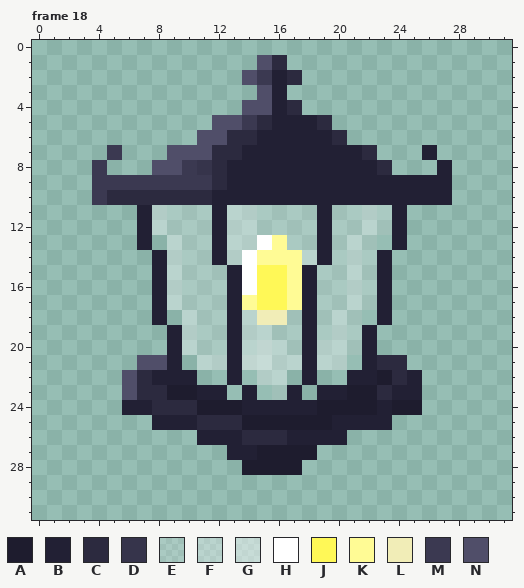
Pixel-art file: Assets/04. Sprites/CheckPointAnim.aseprite. The first picture shows the starting point.
32x32 pixels, 18 frames. Colours within 5 levels of each other are drawn and written as one. Shown: frame 18. The commit also changed other frames, which this record leaves out.
Palette (. is transparent): A #1e1c2e  B #222034  C #2c2a3f  D #36344b  E #ffffff30  F #ffffff57  G #ffffff77  H #ffffff  J #fff857  K #fffb95  L #f1edb7  M #3b3951  N #504e69
Now the later version:
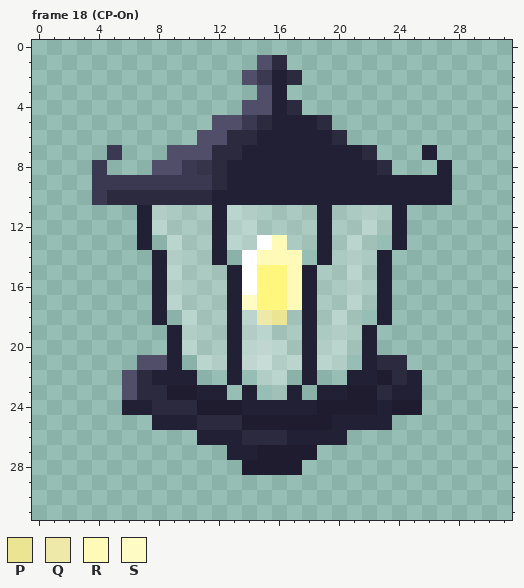
Colours new in this view: P #eae493  Q #eee9a8  R #fffab8  S #fffbc5
Difference:
@@ palette @@
-J #fff857
+J #fff67d
--- frame 18 (CP-On)
@@ x 11..20 @@
 12 EBFFEEEEBE
-13 EBFFHKEEBE
-14 EBFHKKKFBE
-15 EEBHJJKBEE
-16 EEBHJJKBEE
-17 EEBKJJKBEE
-18 EEBFLLEBEF
+13 EBFFHREEBE
+14 EB.HRRR.BE
+15 EEBHJJRBEE
+16 EEBHJJRBEE
+17 EEBSJJRBEE
+18 EEBFQPEBEF
 19 EEBFFEEBEF
Boxes around the changes in both pictures, in picture pixels (x1, y1, x2, y2):
changed: (227, 235, 317, 325)
